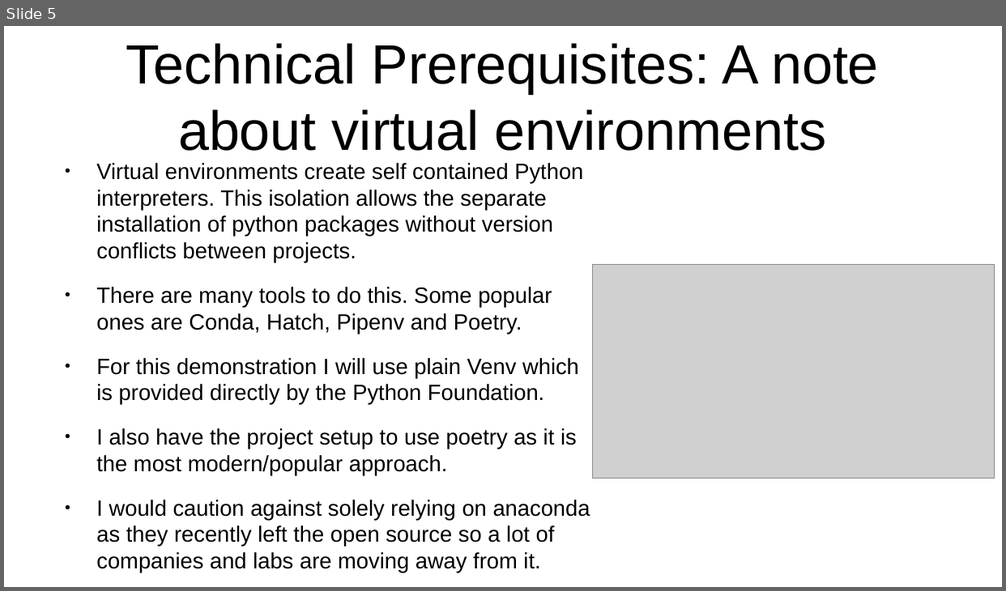
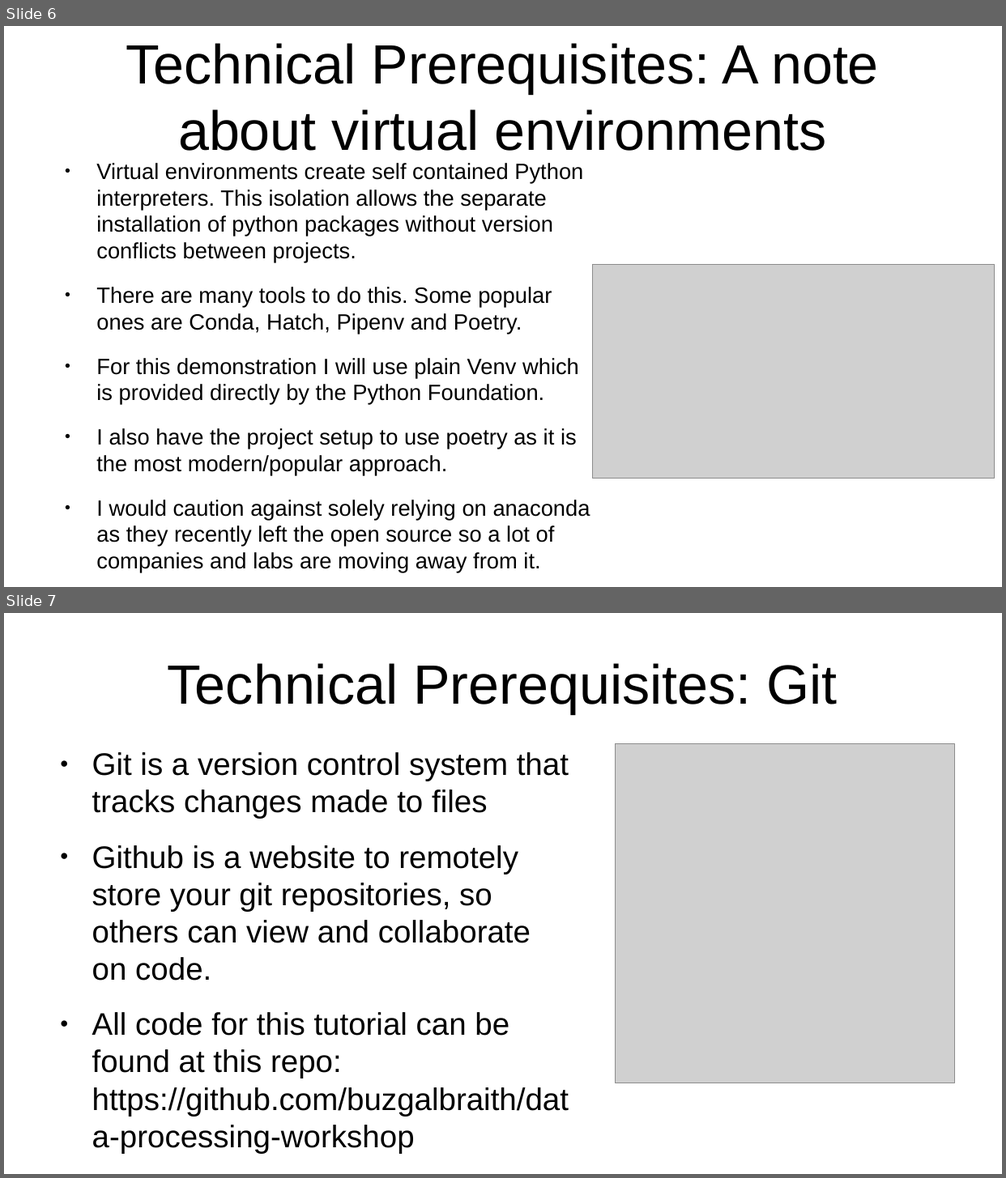
Before and after one commit to buzgalbraith/data-processing-workshop, a slide deck: slides/data_processing_slides.odp. Shown one above the other, each under a label of ours: slide 5 before the commit, slides 6 and 7 after it. The pictures are 1006x591 and 1006x1178 pixels, drawn with LibreOffice and Linux fonts; fonts in the diff are those of the drawing; grey boxes stand for pictures. Boxes give left, top, right and bottom in pixels: in the first picture for what was removed or moved away, otherwise in the second. Text is boxed around its words. In the diff, an @@ line names an element or a change of style, - is before the commit and + after.

```diff
--- a/slides/data_processing_slides.odp
+++ b/slides/data_processing_slides.odp
@@ slide 7 added at <box>4,613,1002,1174</box>, background #FFFFFF @@
@@ title added at <box>168,663,837,714</box>, 44 pt, text #000000 @@
+Technical Prerequisites: Git
@@ text added at <box>92,752,569,1154</box>, 24.8 pt, text #000000 @@
+● Git is a version control system that tracks changes made to files
+● Github is a website to remotely store your git repositories, so others can view and collaborate on code.
+● All code for this tutorial can be found at this repo:
+  https://github.com/buzgalbraith/data-processing-workshop
@@ picture added at <box>616,744,955,1084</box> @@
@@ what was slide 5 is now slide 6 @@
```
Also in this commit, not shown: 2 slides changed, 5 other slides added, 1 other file.
